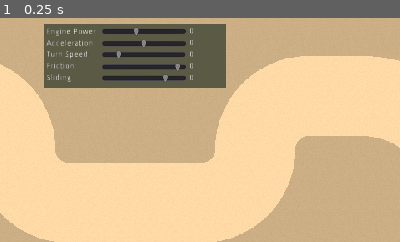
Above: before the commit, frame 1.
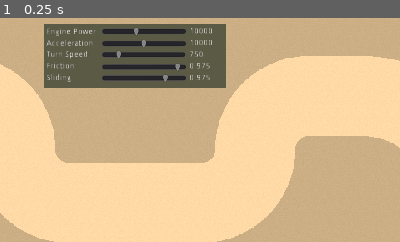
Above: after the commit, the same moment.

Repository: TeamRommel/RollingRommel
Game: Godot game, scene res://scenes/GameScene.tscn
The game is run twice, just before and just after one commit, with the same random seed, the same clock (stepped at 60 frames per second) and the same inputs. The engine's default icon, where the game draws it, is replaced by a stand-in: a white triangle on a blue panel in a dark square.
Inputs:
- Up to frame 1 (0.25 s): no input
The pictures show only the part of the screen within x 35-85%, y 0-50%; the shares and areas given below are measured in that part.

The runs differ from the first frame. In frame 1, 0.2% of the frame differs, in the area x 47-53%, y 4-28%.

Commit message:
Fix car stats linking.

Diff:
--- a/scenes/CarStats.tscn
+++ b/scenes/CarStats.tscn
@@ -22,6 +22,7 @@
 max_value = 25000.0
 step = 10.0
 value = 10000.0
+ticks_on_borders = true
 
 [node name="EnginePowerValue_Label" type="Label" parent="."]
 margin_left = 250.0
@@ -47,7 +48,6 @@
 margin_bottom = 40.6594
 max_value = 20000.0
 value = 10000.0
-ticks_on_borders = true
 
 [node name="AccelerationValue_Label" type="Label" parent="."]
 margin_left = 250.0
@@ -72,7 +72,6 @@
 max_value = 0.995
 step = 0.001
 value = 0.975
-ticks_on_borders = true
 
 [node name="TractionValue_Label" type="Label" parent="."]
 margin_left = 250.0
@@ -97,7 +96,6 @@
 max_value = 1.0
 step = 0.001
 value = 0.975
-ticks_on_borders = true
 
 [node name="FrictionValue_Label" type="Label" parent="."]
 margin_left = 250.0
@@ -122,7 +120,6 @@
 max_value = 2000.0
 step = 10.0
 value = 750.0
-ticks_on_borders = true
 
 [node name="TurnSpeedValue_Label" type="Label" parent="."]
 margin_left = 250.0
--- a/scenes/PlayerVehicle.tscn
+++ b/scenes/PlayerVehicle.tscn
@@ -3,7 +3,7 @@
 [ext_resource path="res://scenes/BaseVehicle.tscn" type="PackedScene" id=1]
 [ext_resource path="res://scripts/PlayerVehicle.gd" type="Script" id=2]
 
-[node name="PlayerVehicle" instance=ExtResource( 1 )]
+[node name="PlayerVehicle" index="0" instance=ExtResource( 1 )]
 script = ExtResource( 2 )
 
 [node name="TankShadow" parent="." index="0"]
--- a/scripts/PlayerVehicle.gd
+++ b/scripts/PlayerVehicle.gd
@@ -9,7 +9,7 @@
 	pass
 
 func _process(delta):
-	if id == 1:
+	if id == 0:
 		check_sliders()
 
 func check_sliders():
